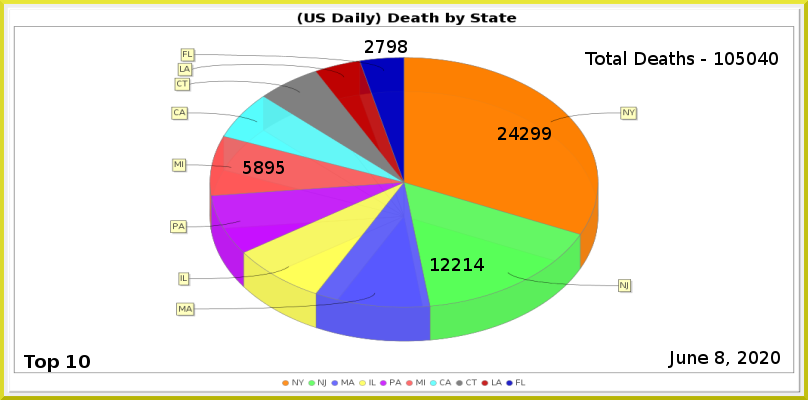
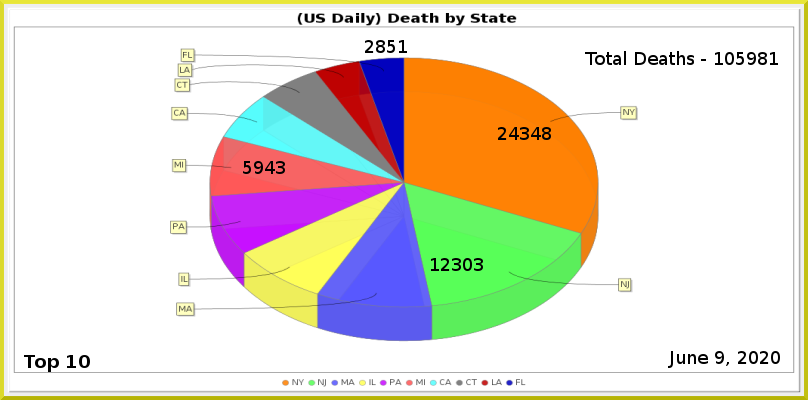
Layer changes from the first 808 × 400 image to the second:
painted on "Least" over [376, 40, 407, 53]
painted on "MI" over [254, 161, 285, 174]
painted on "NJ" over [452, 258, 484, 271]
painted on "NY" over [520, 127, 551, 140]
renamed "Total Deaths - 105040" to "Total Deaths - 105981", painted on it over [747, 52, 778, 65]
painted on "Current Date" over [715, 351, 724, 364]
painted on "Death_by_State.png" over [9, 8, 801, 393]
